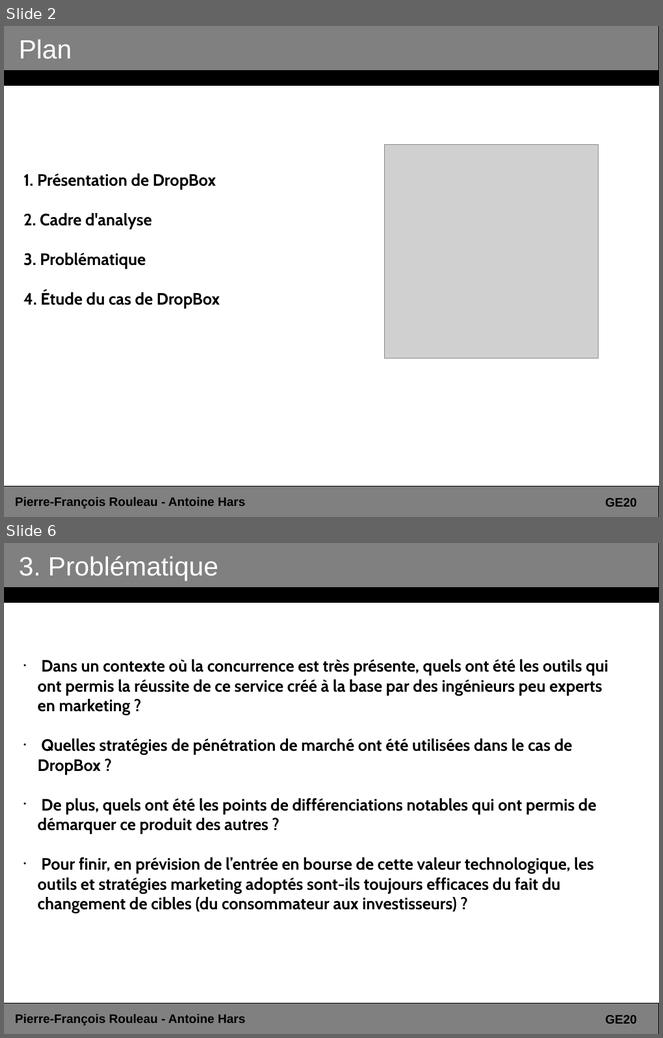
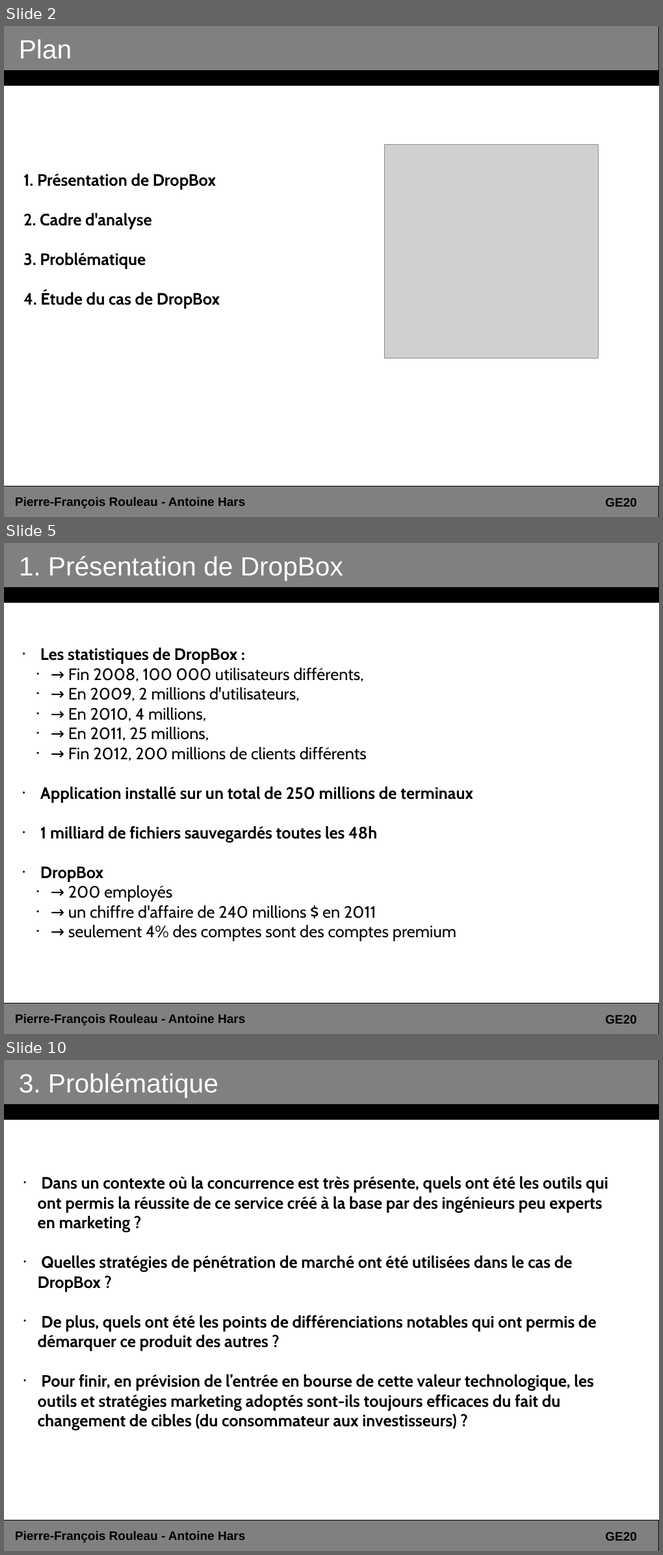
Before and after one commit to ahars/ge20, a slide deck: presentation_dropbox.odp. Shown one above the other, each under a label of ours: slides 2 and 6 before the commit, slides 2, 5 and 10 after it; the slides between them are not shown. The pictures are 663x1038 and 663x1555 pixels, drawn with LibreOffice and Linux fonts; fonts in the diff are those of the drawing; grey boxes stand for pictures. Boxes give left, top, right and bottom in pixels: in the first picture for what was removed or moved away, otherwise in the second. Text is boxed around its words. In the diff, an @@ line names an element or a change of style, - is before the commit and + after.

```diff
--- a/presentation_dropbox.odp
+++ b/presentation_dropbox.odp
@@ slide 5 added at (4, 543, 659, 1034), background #FFFFFF @@
@@ rectangle added at (4, 543, 659, 602), fill #808080, outline #000000 0 pt @@
@@ title added at (19, 556, 343, 581), 32 pt, text #FFFFFF @@
+1. Présentation de DropBox
@@ rectangle added at (4, 588, 659, 602), fill #000000, outline #000000 0 pt @@
@@ subtitle added at (40, 648, 473, 941), 20 pt, text #000000 @@
+• Les statistiques de DropBox :
+  • → Fin 2008, 100 000 utilisateurs différents,
+  • → En 2009, 2 millions d'utilisateurs,
+  • → En 2010, 4 millions,
+  • → En 2011, 25 millions,
+  • → Fin 2012, 200 millions de clients différents
+• Application installé sur un total de 250 millions de terminaux
+• 1 milliard de fichiers sauvegardés toutes les 48h
+• DropBox
+  • → 200 employés
+  • → un chiffre d'affaire de 240 millions $ en 2011
+  • → seulement 4% des comptes sont des comptes premium
@@ rectangle added at (4, 1004, 659, 1034), fill #808080, outline #000000 0 pt @@
@@ text added at (15, 1014, 245, 1026), 15 pt, text #000000, bold @@
+Pierre-François Rouleau - Antoine Hars
@@ text added at (605, 1016, 637, 1024), 15 pt, text #000000, bold @@
+GE20
@@ what was slide 6 is now slide 10 @@
```
Also in this commit, not shown: 4 slides changed, 4 other slides added.
